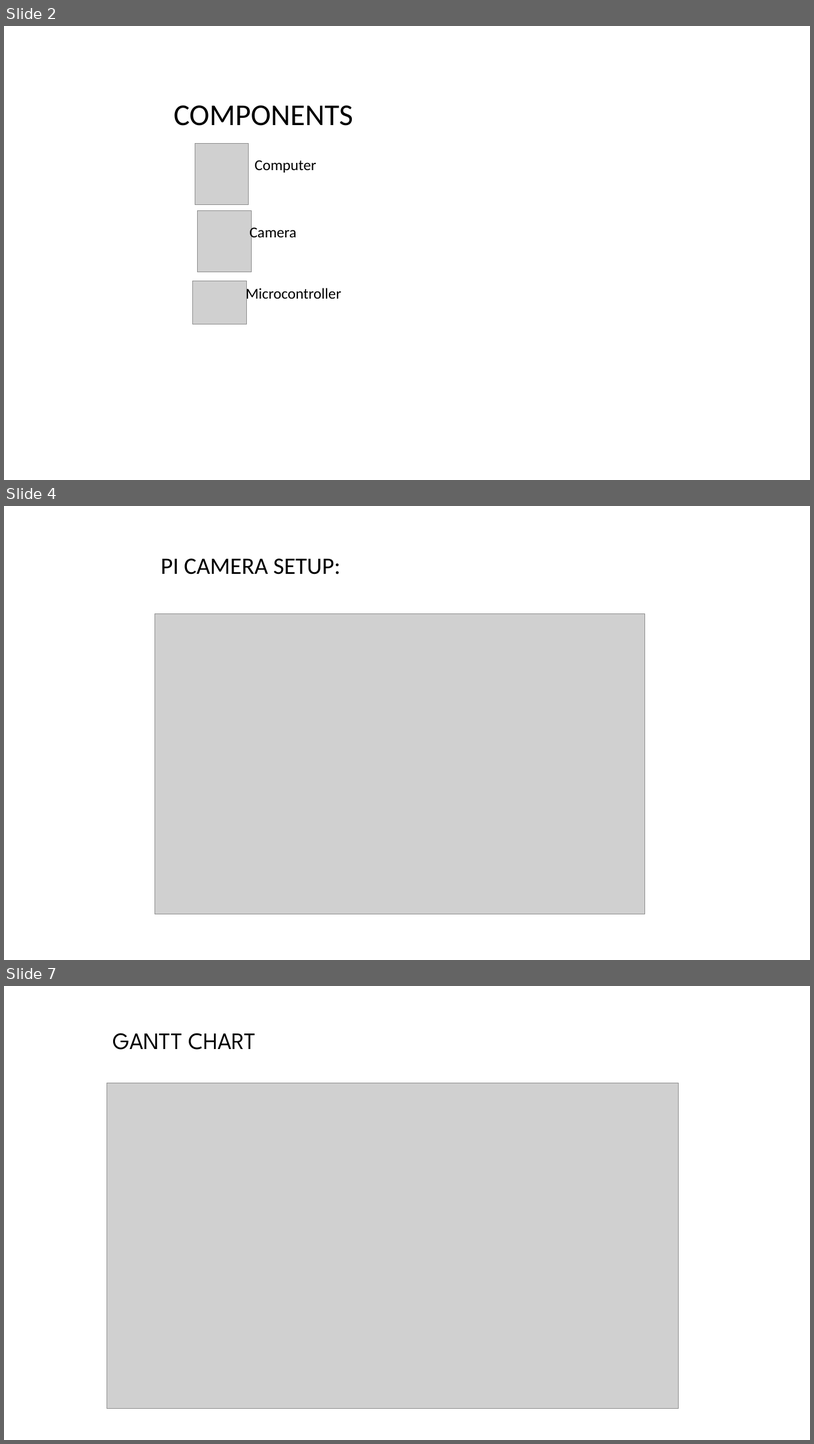
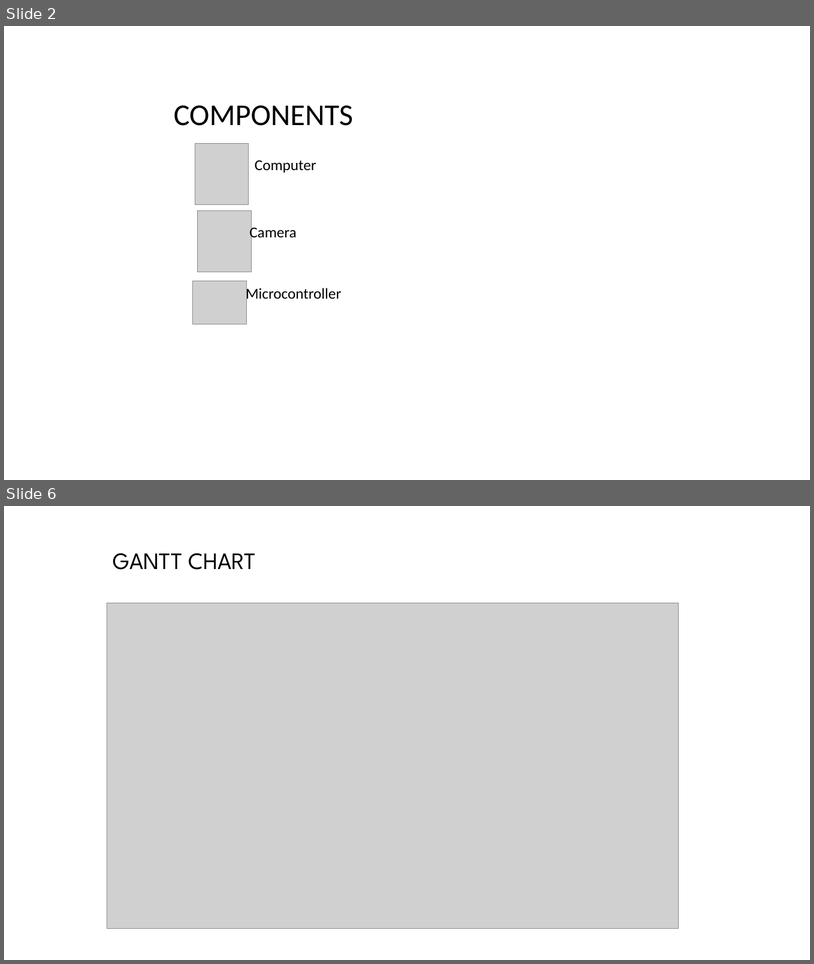
Before and after one commit to tapuzaman/cse299, a slide deck: Presentations/Security Buddy_1.ppt. Shown one above the other, each under a label of ours: slides 2, 4 and 7 before the commit, slides 2 and 6 after it; the slides between them are not shown. The pictures are 814x1444 and 814x964 pixels, drawn with LibreOffice and Linux fonts; fonts in the diff are those of the drawing; grey boxes stand for pictures; background and template pictures are left out. Boxes give left, top, right and bottom in pixels: in the first picture for what was removed or moved away, otherwise in the second. Text is boxed around its words. In the diff, an @@ line names an element or a change of style, - is before the commit and + after.

```diff
--- a/Presentations/Security Buddy_1.ppt
+++ b/Presentations/Security Buddy_1.ppt
@@ slide 4 removed at <box>4,506,810,960</box>, background picture (left out) @@
@@ title removed at <box>161,558,341,574</box> @@
-PI CAMERA SETUP:
@@ picture removed at <box>155,613,645,913</box> @@
@@ what was slide 7 is now slide 6 @@
```
Also in this commit, not shown: 3 slides added, 3 other slides removed, 1 other file.
